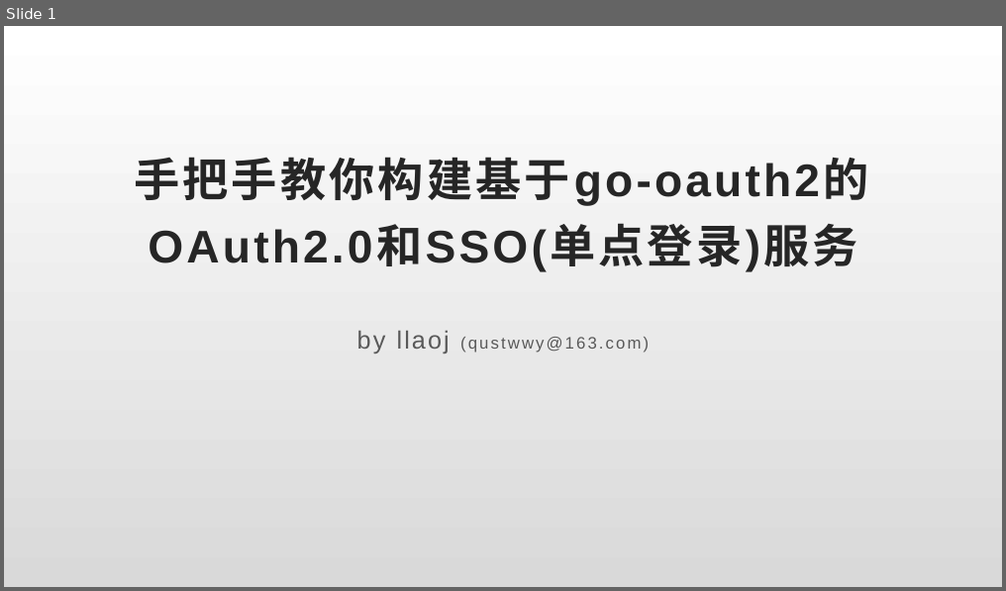
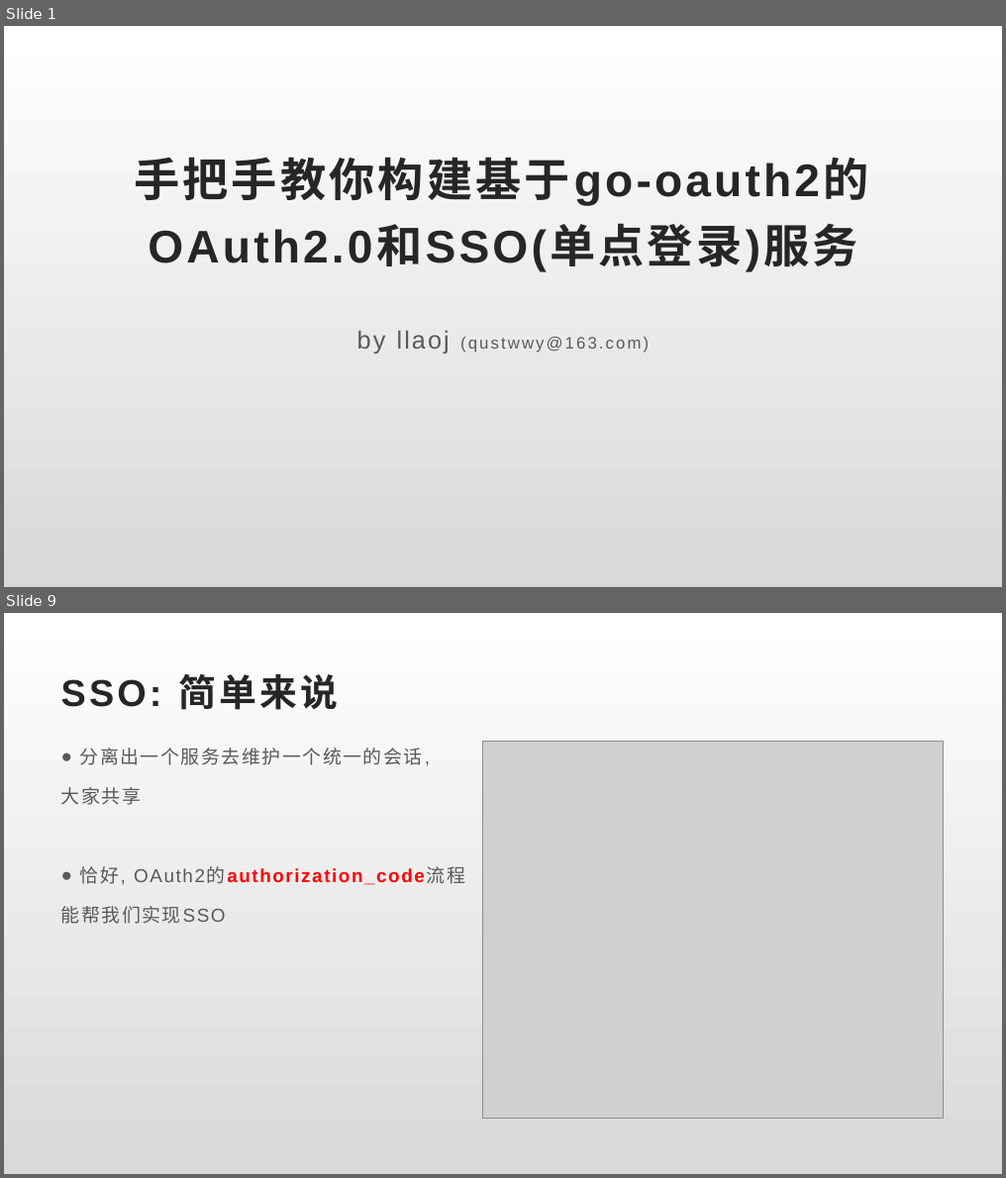
Before and after one commit to llaoj/my-share, a slide deck: gooauth/index.pptx. Shown one above the other, each under a label of ours: slide 1 before the commit, slides 1 and 9 after it; the slides between them are not shown. The pictures are 1006x591 and 1006x1178 pixels, drawn with LibreOffice and Linux fonts; fonts in the diff are those of the drawing; grey boxes stand for pictures. Boxes give left, top, right and bottom in pixels: in the first picture for what was removed or moved away, otherwise in the second. Text is boxed around its words. In the diff, an @@ line names an element or a change of style, - is before the commit and + after.

```diff
--- a/gooauth/index.pptx
+++ b/gooauth/index.pptx
@@ slide 9 added at bbox=[4, 613, 1002, 1174], background #FFFFFF @@
@@ title added at bbox=[61, 673, 337, 710], 36 pt, text #262626, bold @@
+SSO: 简单来说
@@ text added at bbox=[61, 748, 425, 924], 18 pt, text #595959 @@
+● 分离出一个服务去维护一个统一的会话,
+大家共享
+● 恰好, OAuth2的authorization_code流程
+能帮我们实现SSO
@@ picture added at bbox=[483, 741, 944, 1119] @@
```
Also in this commit, not shown: 2 slides changed, 7 other slides added, 2 slides removed.
